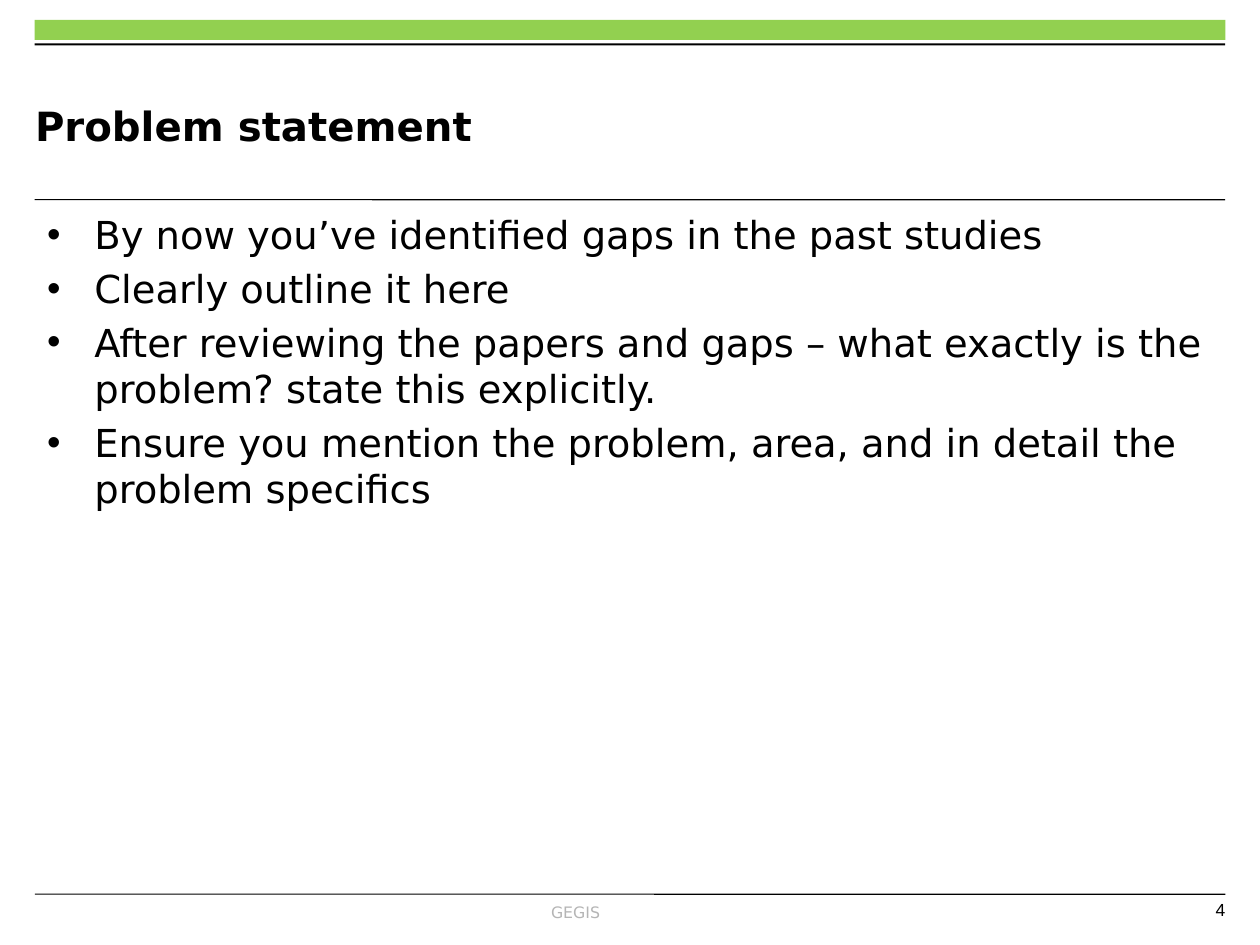
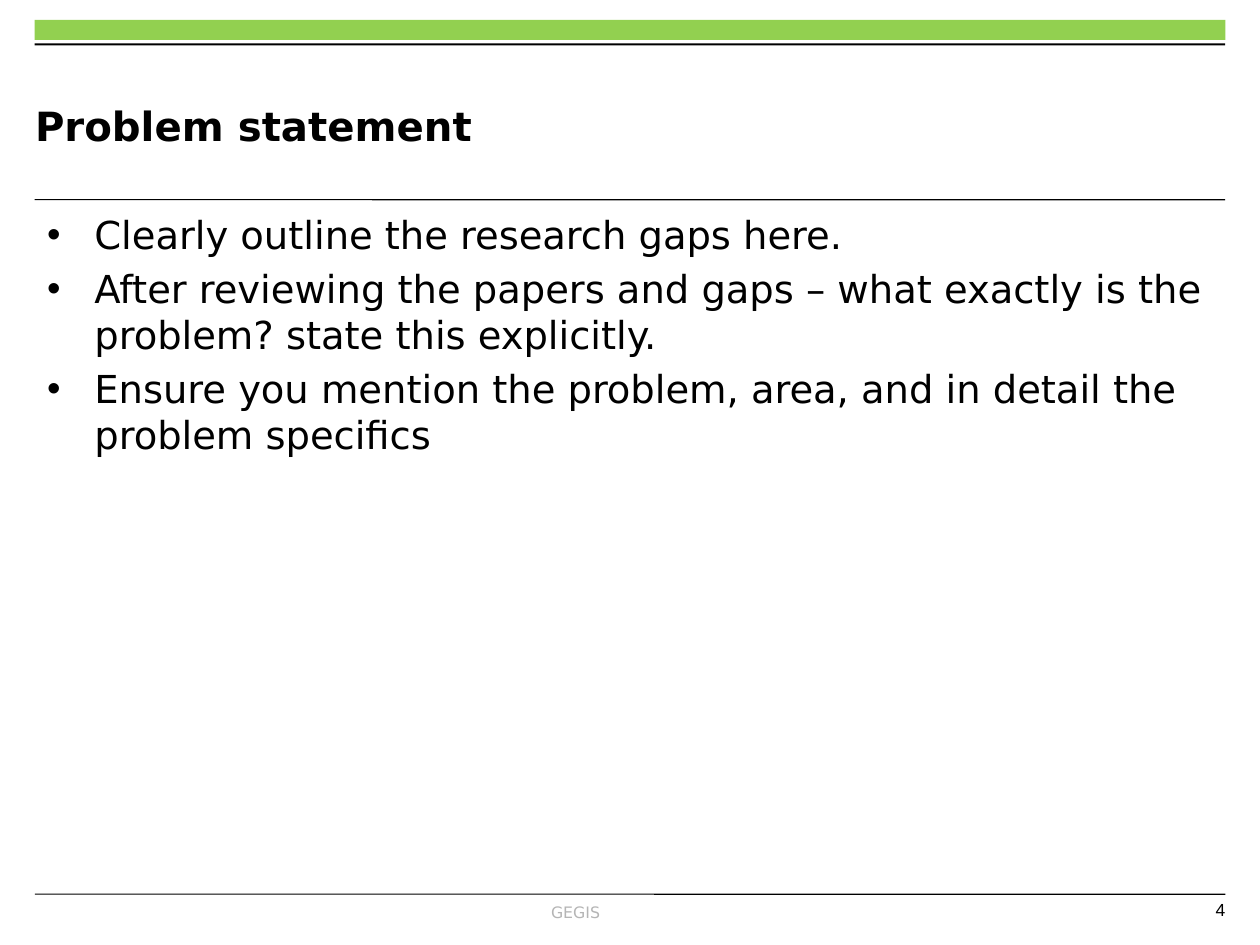
Before and after one commit to OkomoJacob/FinalYearProject, a slide deck: slide 4 of MY PRESENTATION.pptx. Drawn at 1260x945 pixels with LibreOffice and Linux fonts; fonts in the diff are those of the drawing; background and template pictures are left out. Boxes give left, top, right and bottom in pixels: in the first picture for what was removed or moved away, otherwise in the second. Text is boxed around its words. In the diff, an @@ line names an element or a change of style, - is before the commit and + after.

```diff
--- a/MY PRESENTATION.pptx
+++ b/MY PRESENTATION.pptx
@@ text at (94,219,842,257): text changed @@
-• By now you’ve identified gaps in the past studies
-• Clearly outline it here
+• Clearly outline the research gaps here.
```
Also in this commit, not shown: 2 other slides changed, 7 other files.
